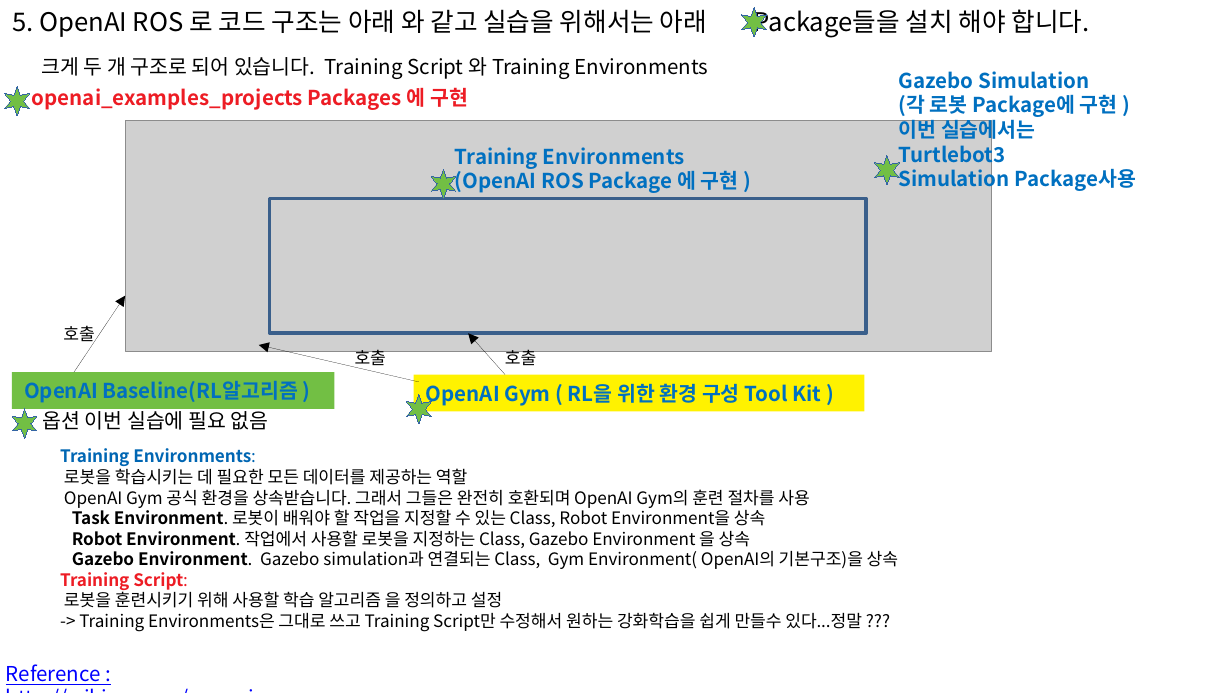
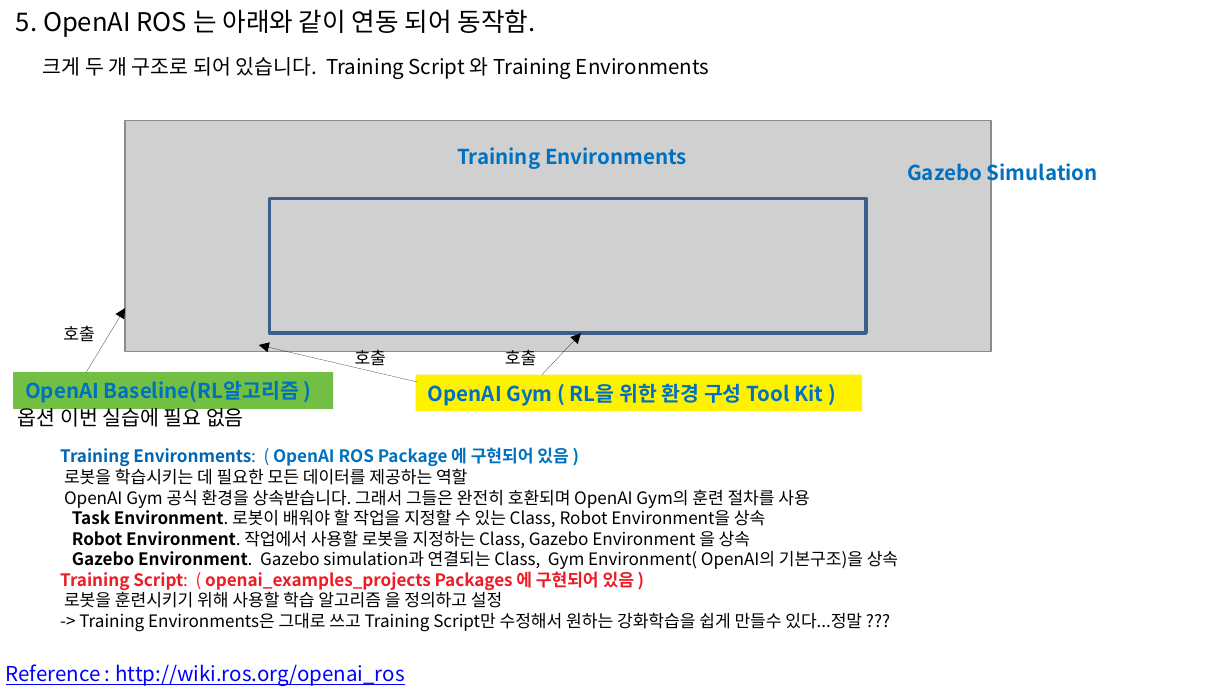
Before and after one commit to jeongam5785/documents, a slide deck: slide 11 of auturbo_2019_spring/auturbo_2019_spring_week5/openai/openai_ros.odp (slide 7 before the commit). Drawn at 1232x693 pixels with LibreOffice and Linux fonts; fonts in the diff are those of the drawing; grey boxes stand for pictures; background and template pictures are left out. Boxes give left, top, right and bottom in pixels: in the first picture for what was removed or moved away, otherwise in the second. Text is boxed around its words. In the diff, an @@ line names an element or a change of style, - is before the commit and + after.

Commit message:
openai_mody

```diff
--- a/auturbo_2019_spring/auturbo_2019_spring_week5/openai/openai_ros.odp
+++ b/auturbo_2019_spring/auturbo_2019_spring_week5/openai/openai_ros.odp
@@ text at box(16, 9, 536, 37): text changed @@
-5. OpenAI ROS 로 코드 구조는 아래 와 같고 실습을 위해서는 아래 Package들을 설치 해야 합니다.
+5. OpenAI ROS 는 아래와 같이 연동 되어 동작함.
@@ freeform shape removed at box(742, 7, 766, 37) @@
@@ freeform shape removed at box(5, 86, 30, 116) @@
@@ text removed at box(32, 87, 468, 110) @@
-openai_examples_projects Packages 에 구현
@@ text removed at box(899, 71, 1136, 192) @@
-Gazebo Simulation
-(각 로봇 Package에 구현 )
-이번 실습에서는
-Turtlebot3
-Simulation Package사용
@@ freeform shape removed at box(431, 169, 456, 198) @@
@@ text at box(455, 168, 739, 193): paragraph removed @@
-(OpenAI ROS Package 에 구현 )
@@ freeform shape removed at box(875, 155, 899, 185) @@
@@ text added at box(907, 160, 1098, 186), 12 pt, text #0070C0, bold @@
+Gazebo Simulation
@@ arrow moved from (74, 372) - (126, 296) to (86, 372) - (126, 308) @@
@@ arrow moved from (505, 375) - (468, 334) to (542, 375) - (582, 333) @@
@@ rectangle "OpenAI Gym ( RL을 위한 ...": place and size @@
-rectangle "OpenAI Gym ( RL을 위한 ..." at box(414, 375, 865, 411)
+rectangle "OpenAI Gym ( RL을 위한 ..." at box(415, 375, 861, 411)
@@ text "옵션 이번 실습에 필요 없음": place and size @@
-text "옵션 이번 실습에 필요 없음" at box(43, 407, 269, 430)
+text "옵션 이번 실습에 필요 없음" at box(18, 405, 244, 427)
@@ freeform shape removed at box(12, 409, 37, 439) @@
@@ freeform shape removed at box(407, 394, 431, 424) @@
@@ text at box(60, 447, 568, 466): text changed; text colour #0066B3 to #0070C0 @@
-Training Environments:
+Training Environments: ( OpenAI ROS Package 에 구현되어 있음 )
@@ text at box(60, 568, 634, 590): text changed @@
-Training Script:
+Training Script: ( openai_examples_projects Packages 에 구현되어 있음 )
@@ text "Reference : http://wiki.ros.org/openai_ros" rewrapped from box(6, 664, 101, 685) to box(6, 664, 404, 686) @@
```
Also in this commit, not shown: 15 other slides changed, 10 slides added, 2 slides removed, 1 other file.
